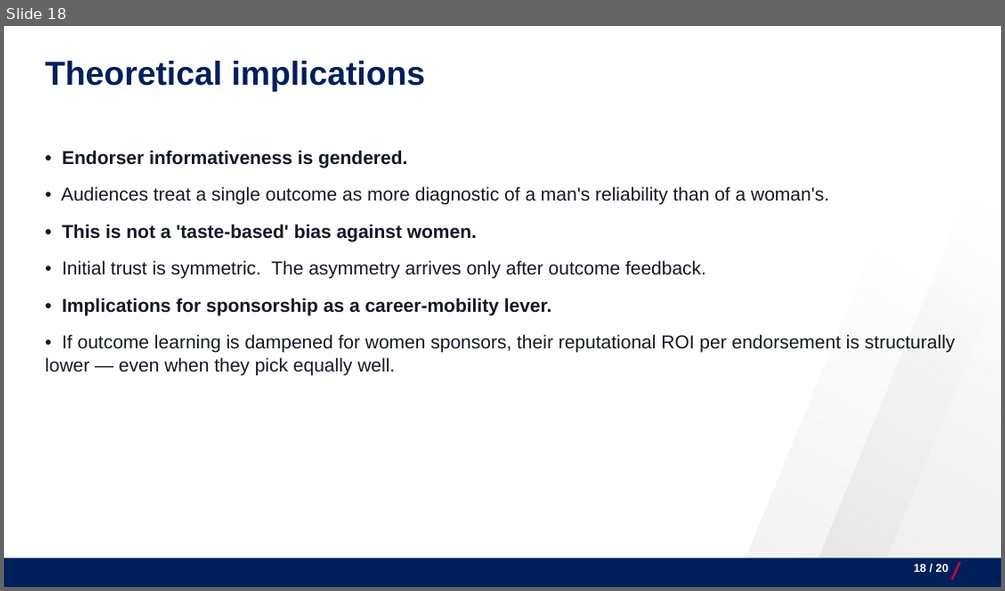
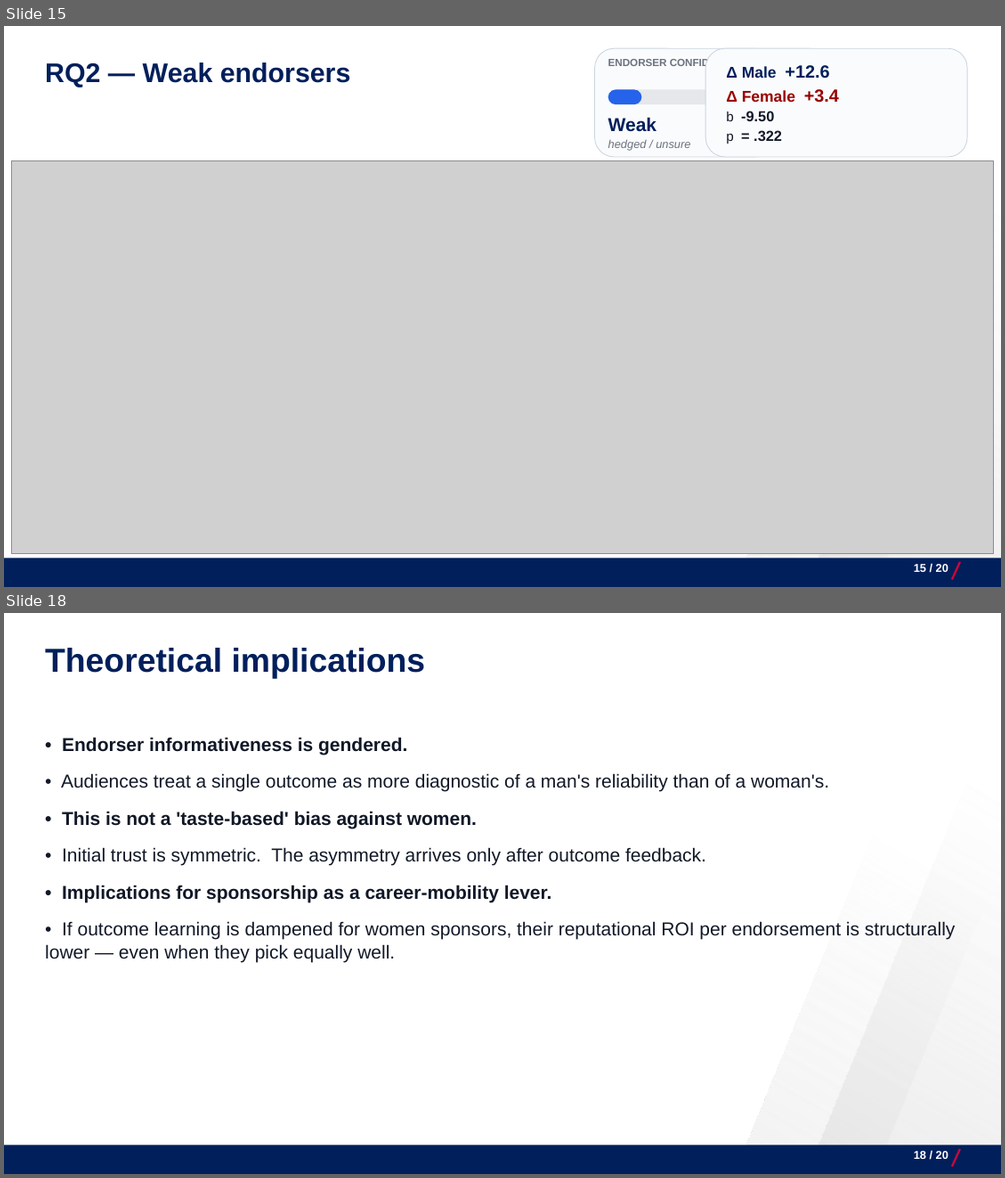
Before and after one commit to josecerv/sponsorship-network, a slide deck: docs/UChicago-0410.pptx. Shown one above the other, each under a label of ours: slide 18 before the commit, slides 15 and 18 after it; the slides between them are not shown. The pictures are 1005x591 and 1005x1178 pixels, drawn with LibreOffice and Linux fonts; fonts in the diff are those of the drawing; grey boxes stand for pictures; background and template pictures are left out. Boxes give left, top, right and bottom in pixels: in the first picture for what was removed or moved away, otherwise in the second. Text is boxed around its words. In the diff, an @@ line names an element or a change of style, - is before the commit and + after.

```diff
--- a/docs/UChicago-0410.pptx
+++ b/docs/UChicago-0410.pptx
@@ slide 15 added at [4, 26, 1001, 587], background #FFFFFF; not listed: 4 template elements that a slide beside it also shows @@
@@ rounded rectangle added at [595, 48, 774, 157], fill #FAFBFC, outline #CBD5E1 0.75 pt @@
@@ rounded rectangle added at [705, 48, 967, 157], fill #FAFBFC, outline #CBD5E1 0.75 pt, 15 pt, text #111827, bold @@
+Δ Male +12.6
+Δ Female +3.4
+b -9.50
+p = .322
@@ text added at [45, 62, 351, 87], 26 pt, text #011F5B, bold @@
+RQ2 — Weak endorsers
@@ text added at [608, 59, 738, 69], 10 pt, text #6B7280, bold @@
+ENDORSER CONFIDENCE
@@ rounded rectangle added at [608, 89, 760, 104], fill #E5E7EB @@
@@ rounded rectangle added at [608, 89, 642, 104], fill #2563EB @@
@@ text added at [608, 117, 656, 132], 18 pt, text #011F5B, bold @@
+Weak
@@ text added at [608, 140, 690, 151], 11 pt, text #6B7280, italic @@
+hedged / unsure
@@ picture added at [11, 160, 993, 553] @@
@@ text added at [914, 564, 948, 572], 11 pt, text #FFFFFF, bold @@
+15 / 20
```
Also in this commit, not shown: 1 slide changed, 2 other slides added, 3 slides removed, 12 other files.
